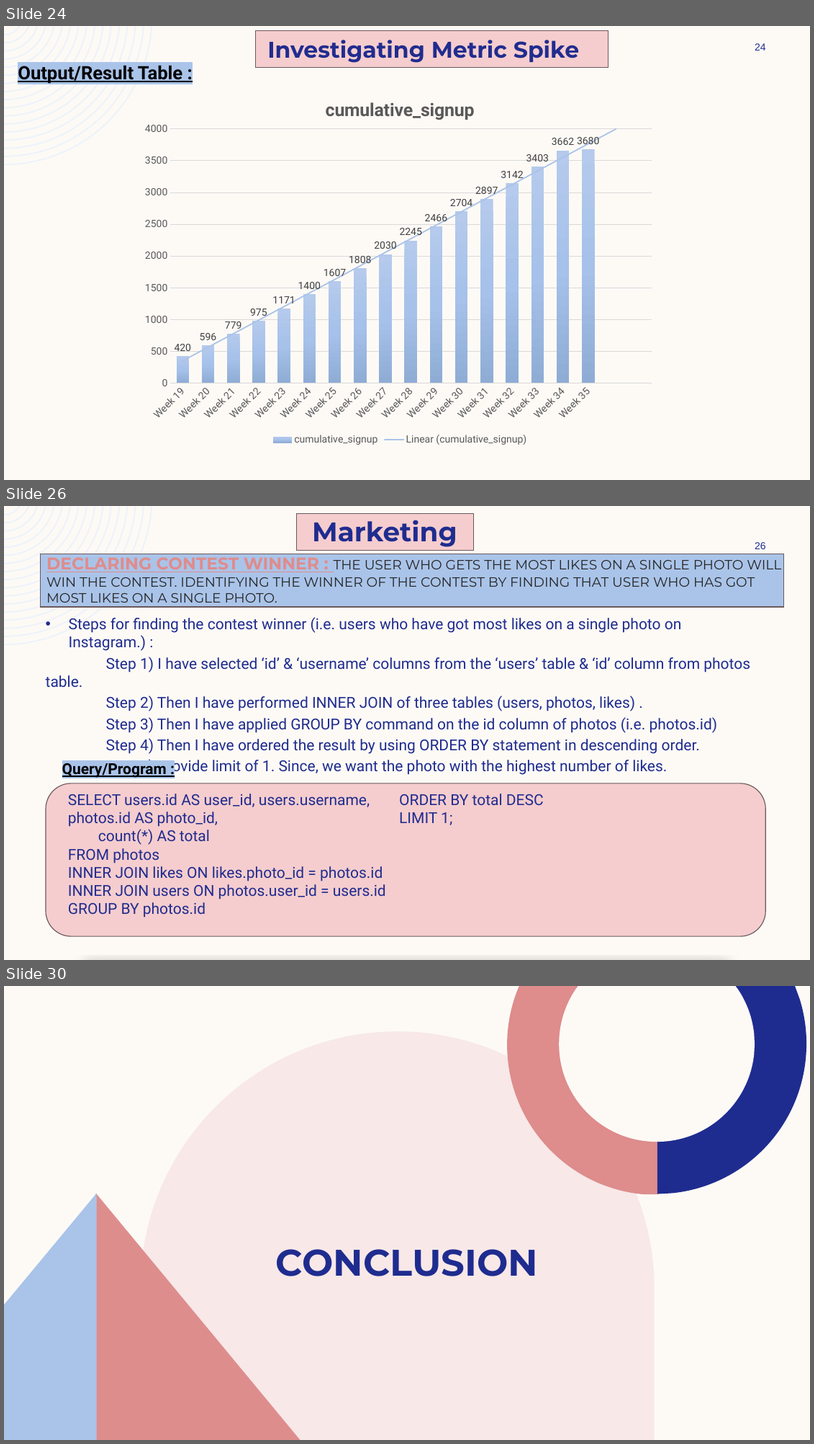
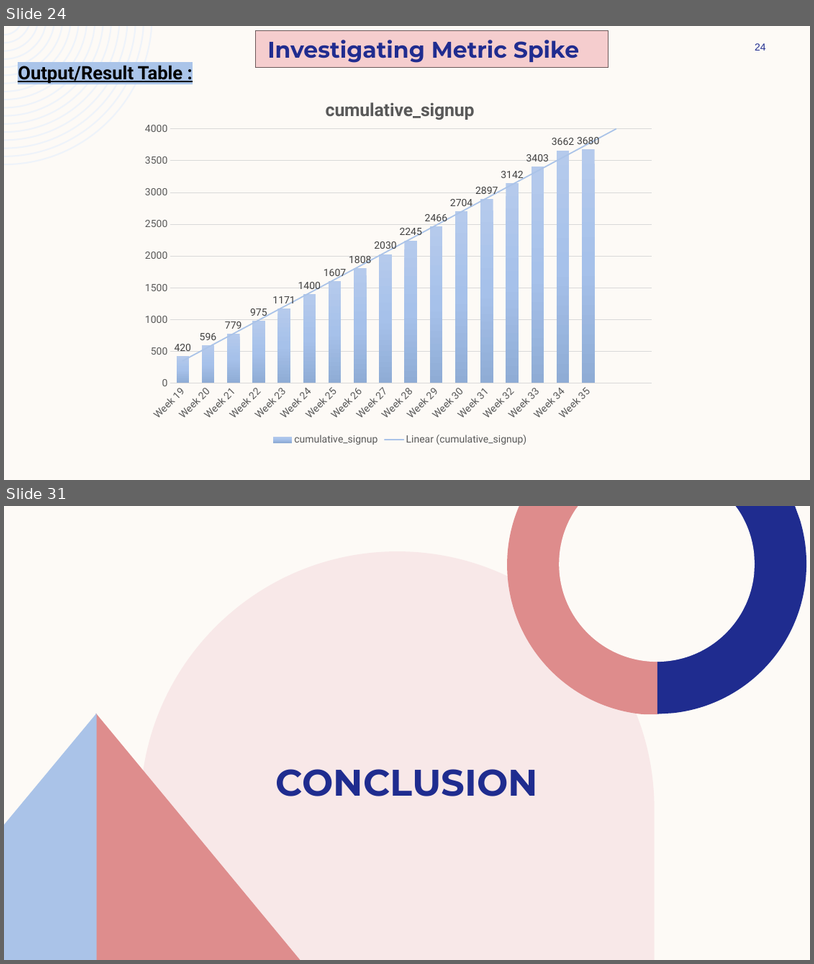
Before and after one commit to ShindeYash/Operation_and_Metric_Analytics, a slide deck: Report - Operation_and_Metric_Analytics.pptx. Shown one above the other, each under a label of ours: slides 24, 26 and 30 before the commit, slides 24 and 31 after it; the slides between them are not shown. The pictures are 814x1444 and 814x964 pixels, drawn with LibreOffice and Linux fonts; fonts in the diff are those of the drawing. Boxes give left, top, right and bottom in pixels: in the first picture for what was removed or moved away, otherwise in the second. Text is boxed around its words. In the diff, an @@ line names an element or a change of style, - is before the commit and + after.

```diff
--- a/Report - Operation_and_Metric_Analytics.pptx
+++ b/Report - Operation_and_Metric_Analytics.pptx
@@ slide 26 removed at bbox=[4, 506, 810, 960], background #FDFAF6; not listed: 1 template element that a slide beside it also shows @@
@@ rectangle removed at bbox=[297, 514, 474, 550] @@
@@ text removed at bbox=[312, 520, 458, 547] @@
-Marketing
@@ page number removed at bbox=[755, 542, 766, 549] @@
-26
@@ rectangle removed at bbox=[40, 554, 784, 607] @@
@@ title removed at bbox=[46, 554, 782, 607] @@
-DECLARING CONTEST WINNER : THE USER WHO GETS THE MOST LIKES ON A SINGLE PHOTO WILL WIN THE CONTEST. IDENTIFYING THE WINNER OF THE CONTEST BY FINDING THAT USER WHO HAS GOT MOST LIKES ON A SINGLE PHOTO.
@@ text removed at bbox=[46, 617, 751, 776] @@
-• Steps for finding the contest winner (i.e. users who have got most likes on a single photo on Instagram.) :
-Step 1) I have selected ‘id’ & ‘username’ columns from the ‘users’ table & ‘id’ column from photos table.
-Step 2) Then I have performed INNER JOIN of three tables (users, photos, likes) .
-Step 3) Then I have applied GROUP BY command on the id column of photos (i.e. photos.id)
-Step 4) Then I have ordered the result by using ORDER BY statement in descending order.
-Step 5) Provide limit of 1. Since, we want the photo with the highest number of likes.
@@ text removed at bbox=[62, 763, 167, 779] @@
-Query/Program :
@@ rounded rectangle removed at bbox=[46, 783, 766, 936] @@
@@ text removed at bbox=[68, 793, 386, 917] @@
-SELECT users.id AS user_id, users.username, photos.id AS photo_id,
-count(*) AS total
-FROM photos
-INNER JOIN likes ON likes.photo_id = photos.id
-INNER JOIN users ON photos.user_id = users.id
-GROUP BY photos.id
-ORDER BY total DESC
-LIMIT 1;
@@ what was slide 30 is now slide 31 @@
```
Also in this commit, not shown: 2 slides changed, 5 slides added, 3 other slides removed, 5 other files.
